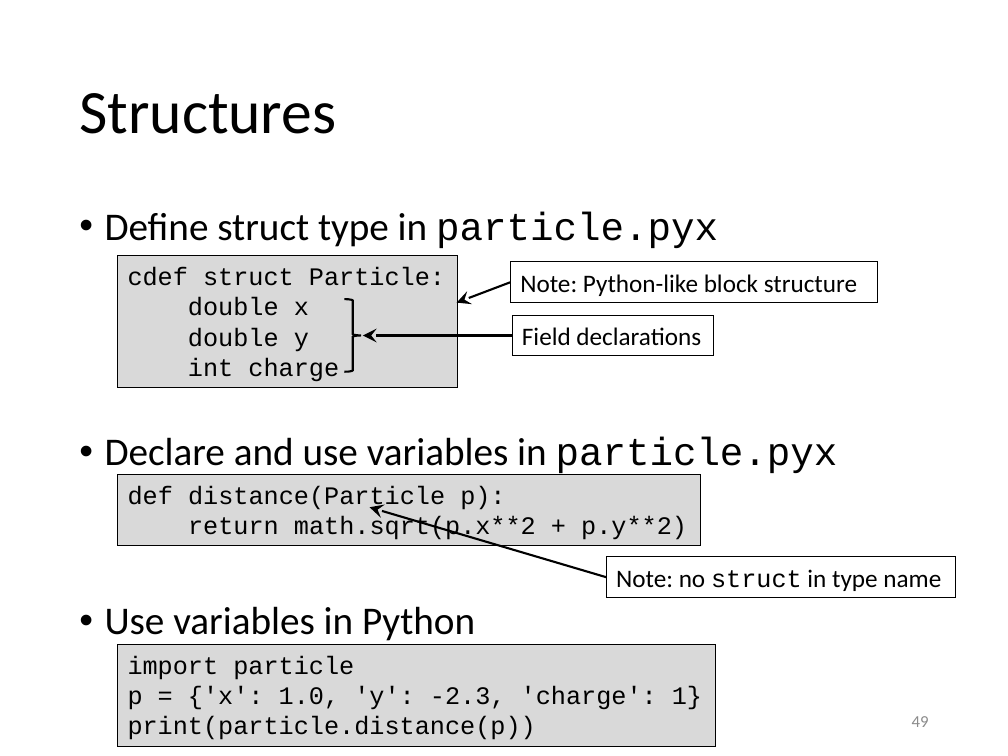
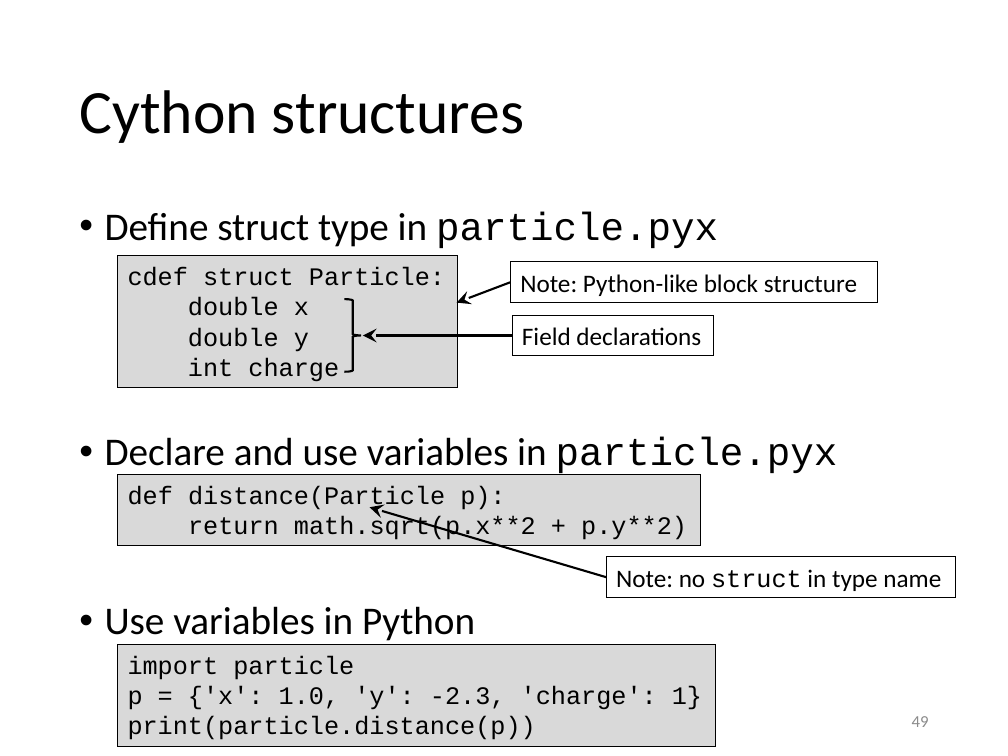
Before and after one commit to gjbex/Python-for-HPC, a slide deck: slide 49 of python_for_hpc.pptx. Drawn at 1008x756 pixels with LibreOffice and Linux fonts; fonts in the diff are those of the drawing. Boxes give left, top, right and bottom in pixels: in the first picture for what was removed or moved away, otherwise in the second. Text is boxed around its words. In the diff, an @@ line names an element or a change of style, - is before the commit and + after.

Commit message:
Add pure Python syntax for Cython

```diff
--- a/python_for_hpc.pptx
+++ b/python_for_hpc.pptx
@@ title at box(79, 90, 524, 143): text changed @@
-Structures
+Cython structures
```
Also in this commit, not shown: 4 other slides changed, 2 slides added.
